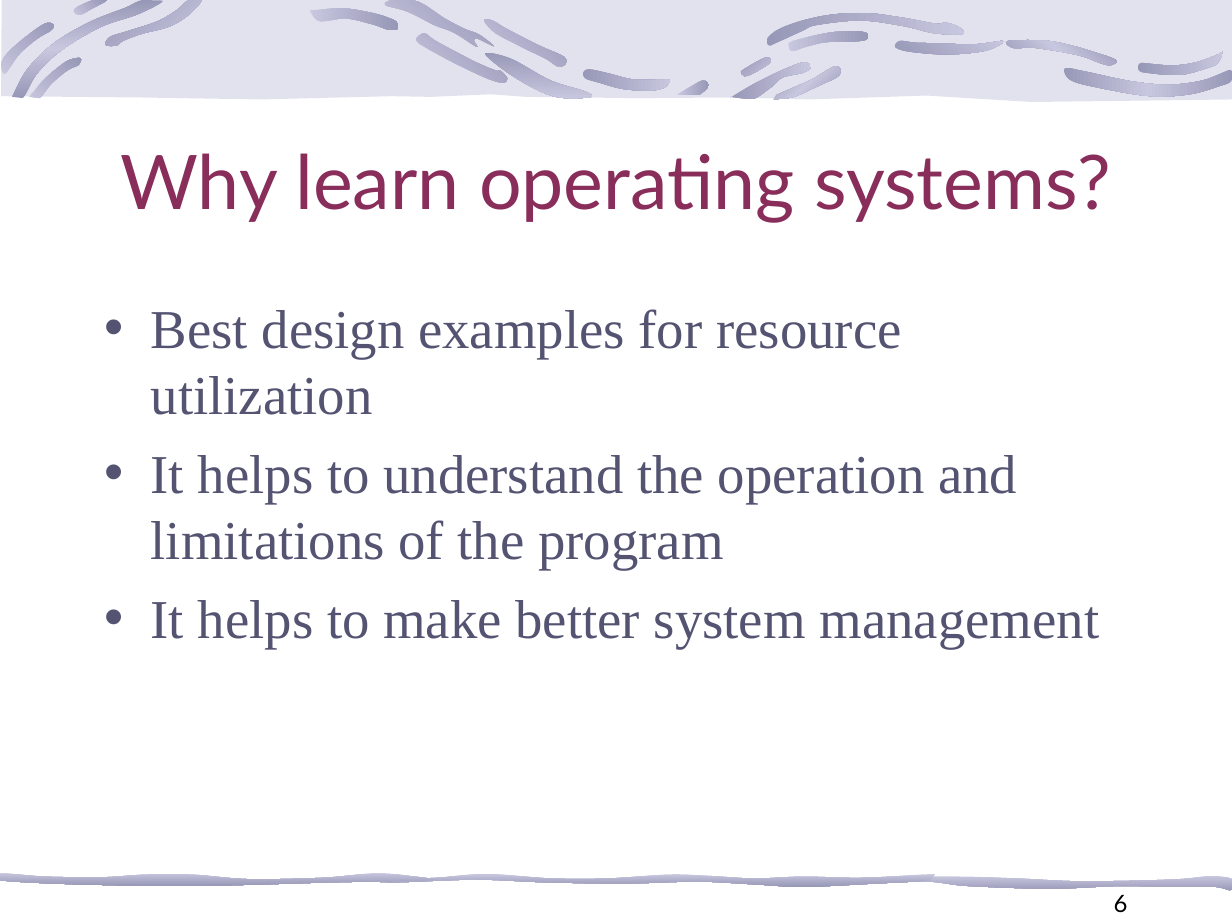
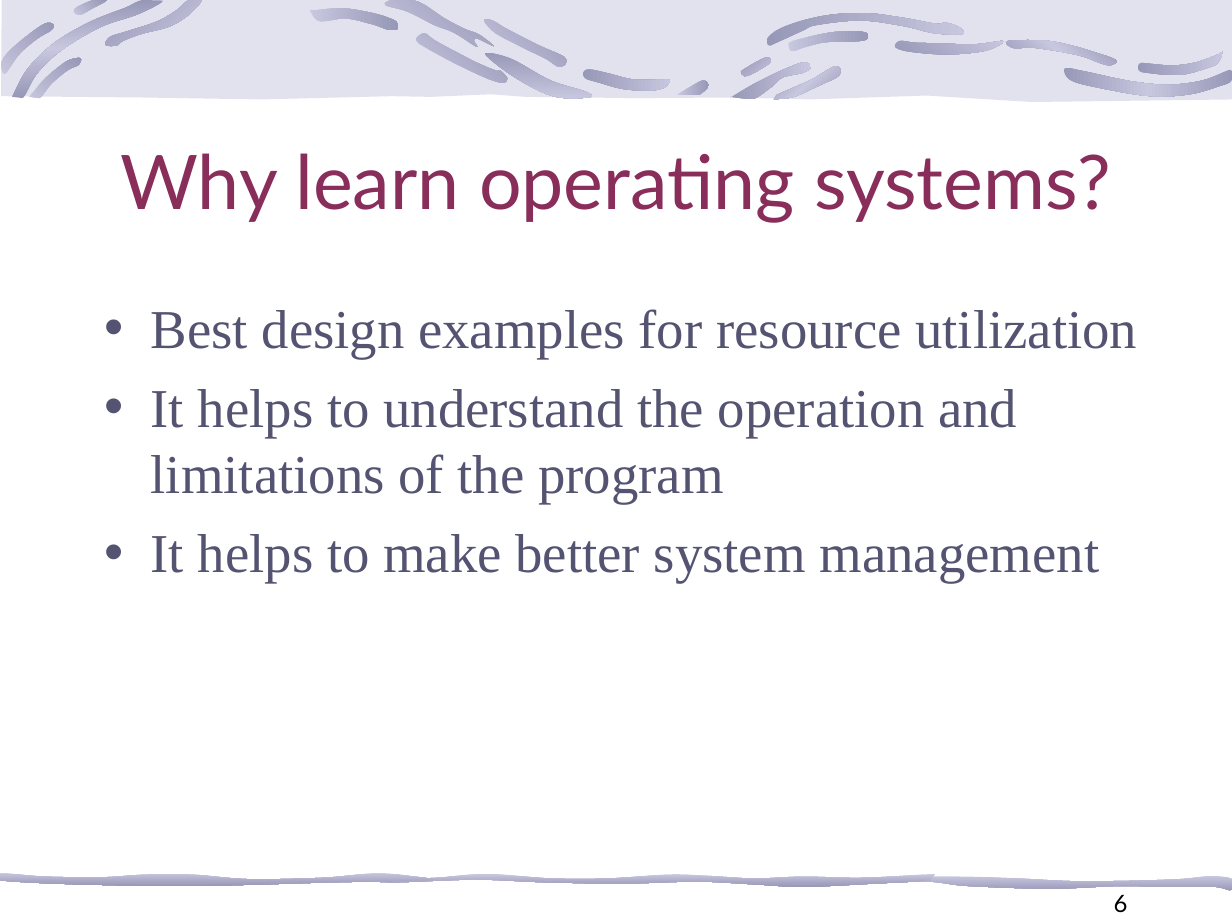
Before and after one commit to kevincdj3269-hash/Operating_System-, a slide deck: slide 6 of Course PPT/CH 1/Chapter 1 Introduction to Operating Systems.pptx.ppt. Drawn at 1232x924 pixels with LibreOffice and Linux fonts; fonts in the diff are those of the drawing; background and template pictures are left out. Boxes give left, top, right and bottom in pixels: in the first picture for what was removed or moved away, otherwise in the second. Text is boxed around its words. In the diff, an @@ line names an element or a change of style, - is before the commit and + after.

```diff
--- a/Course PPT/CH 1/Chapter 1 Introduction to Operating Systems.pptx.ppt
+++ b/Course PPT/CH 1/Chapter 1 Introduction to Operating Systems.pptx.ppt
@@ text "Best design examples for resource ..." rewrapped from <box>151,309,1100,649</box> to <box>151,309,1137,583</box> @@
```
Also in this commit, not shown: 17 other slides changed.
